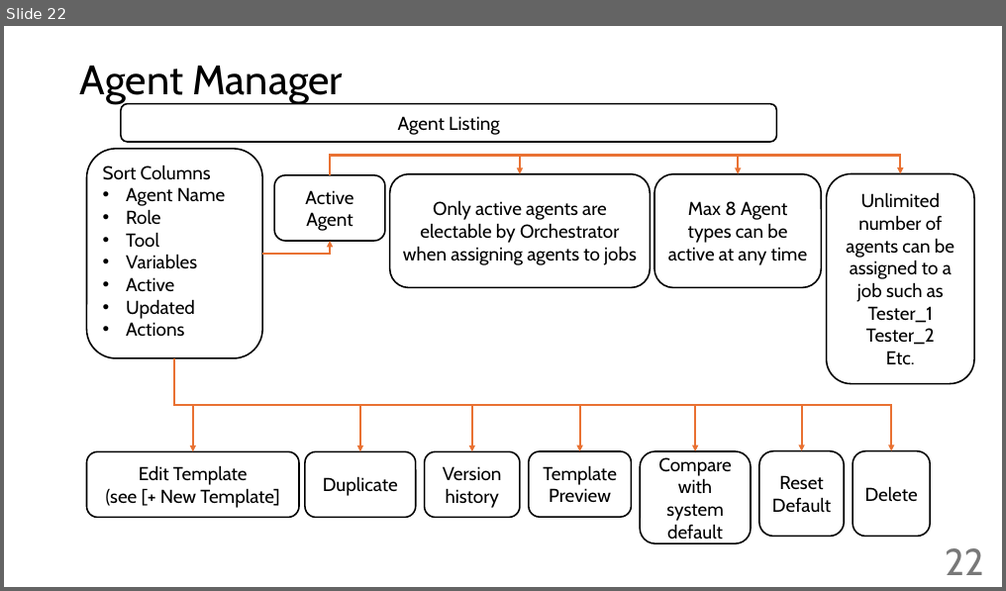
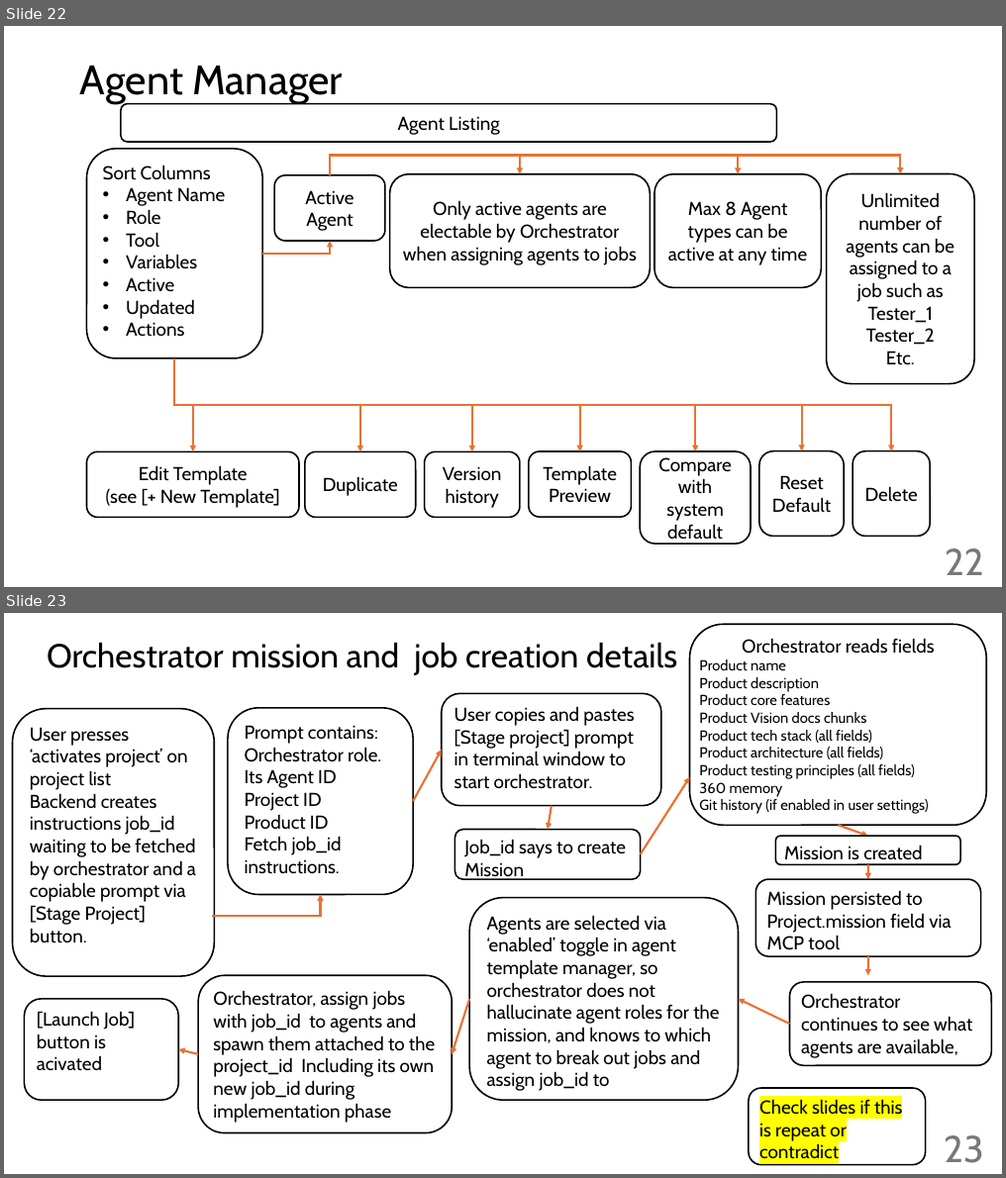
Before and after one commit to giljoai/GiljoAI_MCP, a slide deck: handovers/Reference_docs/giljoai workflow.pptx. Shown one above the other, each under a label of ours: slide 22 before the commit, slides 22 and 23 after it. The pictures are 1006x591 and 1006x1178 pixels, drawn with LibreOffice and Linux fonts; fonts in the diff are those of the drawing. Boxes give left, top, right and bottom in pixels: in the first picture for what was removed or moved away, otherwise in the second. Text is boxed around its words. In the diff, an @@ line names an element or a change of style, - is before the commit and + after.

```diff
--- a/handovers/Reference_docs/giljoai workflow.pptx
+++ b/handovers/Reference_docs/giljoai workflow.pptx
@@ slide 23 added at box(4, 613, 1002, 1174), background #FFFFFF @@
@@ title added at box(47, 642, 677, 675), 32 pt, text #000000 @@
+Orchestrator mission and job creation details
@@ rounded rectangle added at box(690, 624, 986, 826), fill #FFFFFF, outline #000000 1.5 pt, 14 pt, text #000000 @@
+Orchestrator reads fields
+Product name
+Product description
+Product core features
+Product Vision docs chunks
+Product tech stack (all fields)
+Product architecture (all fields)
+Product testing principles (all fields)
+360 memory
+Git history (if enabled in user settings)
@@ rounded rectangle added at box(442, 694, 661, 806), fill #FFFFFF, outline #000000 1.5 pt, 18 pt, text #000000 @@
+User copies and pastes [Stage project] prompt in terminal window to start orchestrator.
@@ rounded rectangle added at box(12, 709, 214, 977), fill #FFFFFF, outline #000000 1.5 pt, 18 pt, text #000000 @@
+User presses ‘activates project’ on project list
+Backend creates instructions job_id waiting to be fetched by orchestrator and a copiable prompt via [Stage Project] button.
@@ rounded rectangle added at box(228, 708, 414, 895), fill #FFFFFF, outline #000000 1.5 pt, 18 pt, text #000000 @@
+Prompt contains:
+Orchestrator role.
+Its Agent ID
+Project ID
+Product ID
+Fetch job_id instructions.
@@ arrow added from (414, 802) to (442, 750), #E97132 2 pt @@
@@ arrow added from (641, 855) to (690, 777), #E97132 2 pt @@
@@ arrow added from (551, 806) to (548, 830), #E97132 2 pt @@
@@ rounded rectangle added at box(454, 830, 641, 879), fill #FFFFFF, outline #000000 1.5 pt, 18 pt, text #000000 @@
+Job_id says to create Mission
@@ rounded rectangle added at box(776, 836, 960, 865), fill #FFFFFF, outline #000000 1.5 pt, 18 pt, text #000000 @@
+Mission is created
@@ arrow added from (838, 825) to (868, 836), #E97132 2 pt @@
@@ rounded rectangle added at box(755, 879, 981, 957), fill #FFFFFF, outline #000000 1.5 pt, 18 pt, text #000000 @@
+Mission persisted to Project.mission field via MCP tool
@@ arrow added from (868, 864) to (868, 879), #E97132 2 pt @@
@@ elbow arrow added from (212, 916) to (321, 894), #E97132 2 pt @@
@@ rounded rectangle added at box(469, 897, 739, 1100), fill #FFFFFF, outline #000000 1.5 pt, 18 pt, text #000000 @@
+Agents are selected via ‘enabled’ toggle in agent template manager, so orchestrator does not hallucinate agent roles for the mission, and knows to which agent to break out jobs and assign job_id to
@@ arrow added from (868, 957) to (868, 975), #E97132 2 pt @@
@@ rounded rectangle added at box(198, 975, 451, 1134), fill #FFFFFF, outline #000000 1.5 pt, 18 pt, text #000000 @@
+Orchestrator, assign jobs with job_id to agents and spawn them attached to the project_id Including its own new job_id during implementation phase
@@ rounded rectangle added at box(790, 982, 992, 1065), fill #FFFFFF, outline #000000 1.5 pt, 18 pt, text #000000 @@
+Orchestrator continues to see what agents are available,
@@ rounded rectangle added at box(24, 999, 178, 1100), fill #FFFFFF, outline #000000 1.5 pt, 18 pt, text #000000 @@
+[Launch Job] button is acivated
@@ arrow added from (469, 999) to (451, 1055), #E97132 2 pt @@
@@ arrow added from (790, 1024) to (739, 999), #E97132 2 pt @@
@@ arrow added from (198, 1055) to (178, 1050), #E97132 2 pt @@
@@ rounded rectangle added at box(748, 1088, 926, 1165), fill #FFFFFF, outline #000000 1.5 pt, 18 pt, text #000000 @@
+Check slides if this is repeat or contradict
@@ page number added at box(944, 1136, 983, 1163), 36 pt, text #797979 @@
+23
```
Also in this commit, not shown: 13 slides changed, 8 other slides added, 32 other files.
